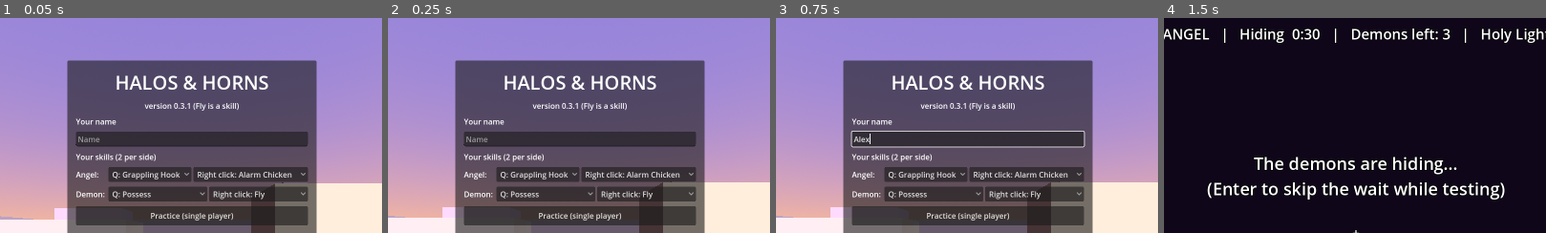
Above: before the commit, frames 1-4 (left to right).
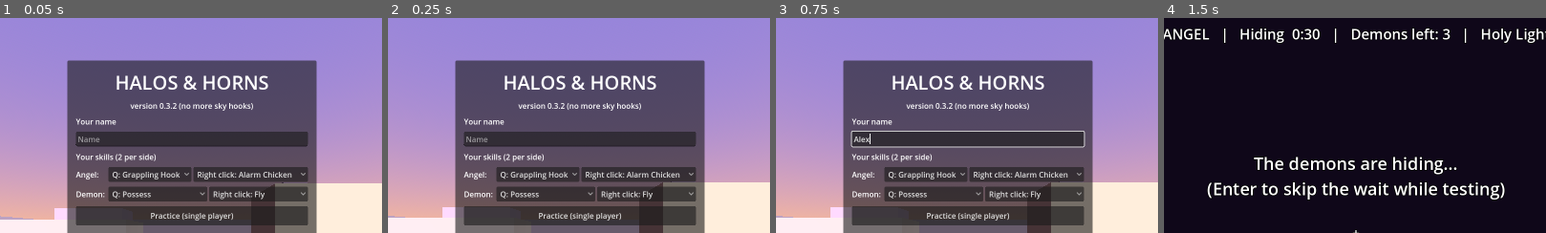
Above: after the commit, the same moments.

Repository: theobigdog/Halos_and_Horns
Game: Godot game, scene res://main.tscn
The game is run twice, just before and just after one commit, with the same random seed, the same clock (stepped at 60 frames per second) and the same inputs.
Inputs (mouse positions are % of the whole screen's width and height, from its top left):
- Up to frame 1 (0.05 s): no input
- Up to frame 2 (0.25 s): no input
- Up to frame 3 (0.75 s): click (50, 28) at 0.52 s; type "Alex" at 0.6 s
- Up to frame 4 (1.5 s): click (50, 70) at 0.75 s; type "12" at 0.83 s; click "Practice (single player)" at 1.25 s
The pictures show only the part of the screen within x 25-75%, y 0-50%; the shares and areas given below are measured in that part.

The runs differ from the first frame. In frame 1, 0.6% of the frame differs, in the area x 34-67%, y 39-44%; in frame 2, 0.6%; in frame 3, 0.6%; in frame 4, nothing differs.

Commit message:
v0.3.2: the grappling hook can't grab the sky
The invisible map walls and ceiling now sit on their own collision layer:
they still stop players and chickens, but aim rays, hooks and throws pass
through them, so aiming at open sky no longer zips you toward the ceiling.

Co-Authored-By: Claude Opus 5.5 <noreply@anthropic.com>
Claude-Session: https://claude.ai/code/session_01WDwUU59zpfK1jPnNQB5a8j

Diff:
--- a/scripts/chicken.gd
+++ b/scripts/chicken.gd
@@ -39,6 +39,7 @@
 	shape.position.y = 0.375
 	add_child(shape)
 	floor_snap_length = 0.2
+	collision_mask = 1 | 2   # stays inside the map's invisible walls
 	_body = Node3D.new()
 	add_child(_body)
 	var body := MeshInstance3D.new()
--- a/scripts/main.gd
+++ b/scripts/main.gd
@@ -19,7 +19,7 @@
 const Rope = preload("res://scripts/rope.gd")
 const Projectile = preload("res://scripts/projectile.gd")
 
-const GAME_VERSION := "0.3.1 (Fly is a skill)"
+const GAME_VERSION := "0.3.2 (no more sky hooks)"
 const HIDE_TIME := 30.0
 const HUNT_TIME := 180.0
 const BOT_COUNT := 3
@@ -276,6 +276,8 @@
 	_add_block(Vector3(-6, 0.8, 7.3), Vector3(2.5, 0.4, 5.9), Color(0.5, 0.45, 0.4), Vector3(-0.35, 0, 0))   # top edge flush with the platform
 
 
+const WORLD_LAYER := 1         # everything real you can see, hit and hook
+const BOUNDS_LAYER := 2        # invisible map walls and ceiling
 const CEILING := 24.0
 
 
@@ -287,6 +289,10 @@
 	shape_node.shape = box
 	body.add_child(shape_node)
 	body.position = center
+	# Its own layer: it stops bodies (players, chickens) but aim rays, hooks and
+	# throws go right through, so you can't hook the sky.
+	body.collision_layer = BOUNDS_LAYER
+	body.collision_mask = 0
 	add_child(body)
 
 
@@ -946,7 +952,7 @@
 
 
 func _ray(from: Vector3, to: Vector3, exclude: Array) -> Dictionary:
-	var q := PhysicsRayQueryParameters3D.create(from, to)
+	var q := PhysicsRayQueryParameters3D.create(from, to, WORLD_LAYER)
 	var rids := []
 	for n in exclude:
 		if is_instance_valid(n) and n is CollisionObject3D:
--- a/scripts/player.gd
+++ b/scripts/player.gd
@@ -132,6 +132,7 @@
 	# players' bodies jump around as positions arrive). There are no moving platforms.
 	platform_floor_layers = 0
 	platform_on_leave = CharacterBody3D.PLATFORM_ON_LEAVE_DO_NOTHING
+	collision_mask = 1 | 2   # the world, plus the invisible map walls and ceiling
 	shape_node = CollisionShape3D.new()
 	add_child(shape_node)
 	visual_root = Node3D.new()
@@ -562,7 +563,7 @@
 func _aim_ray(reach: float) -> Dictionary:
 	var from := camera.global_position
 	var to := from - camera.global_transform.basis.z * reach
-	var query := PhysicsRayQueryParameters3D.create(from, to)
+	var query := PhysicsRayQueryParameters3D.create(from, to, 1)   # world only, not the invisible map bounds
 	query.exclude = [get_rid()]
 	return get_world_3d().direct_space_state.intersect_ray(query)
 
--- a/scripts/projectile.gd
+++ b/scripts/projectile.gd
@@ -42,7 +42,7 @@
 	velocity.y -= gravity * delta
 	var from := global_position
 	var to := from + velocity * delta
-	var query := PhysicsRayQueryParameters3D.create(from, to)
+	var query := PhysicsRayQueryParameters3D.create(from, to, 1)   # ignore the invisible map bounds
 	if shooter:
 		query.exclude = [shooter.get_rid()]
 	var hit := get_world_3d().direct_space_state.intersect_ray(query)
--- a/tests/test_skills.gd
+++ b/tests/test_skills.gd
@@ -288,6 +288,23 @@
 	player.rotation = Vector3.ZERO
 	player.velocity = Vector3.ZERO
 	await frames(5)
+	# Aiming at the open sky (the invisible ceiling is in reach): nothing to hook.
+	player.pivot.rotation.x = 1.2
+	await frames(2)
+	check(not player.use_skill(0), "the hook can't grab the sky")
+	await frames(30)
+	check(player.global_position.y < 1.0, "...and doesn't pull you anywhere (y %.1f)" % player.global_position.y)
+	# The invisible map walls still stop you.
+	player.global_position = Vector3(26, 0.1, 18)
+	player.test_input = {"dir": Vector2(1, 0)}
+	await frames(90)
+	player.test_input = {}
+	check(player.global_position.x < 28.6, "the invisible map wall still stops you (x %.1f)" % player.global_position.x)
+	player.global_position = Vector3(8, 0.1, 18)
+	player.velocity = Vector3.ZERO
+	player.skill_cd.clear()
+	player.pivot.rotation.x = 0.0
+	await frames(2)
 	var eye: Vector3 = player.camera.global_position
 	var roof_edge := Vector3(8, 3.9, 11)   # the 4 m tall building at (8, 8)
 	player.pivot.rotation.x = atan2(roof_edge.y - eye.y, eye.z - roof_edge.z)
